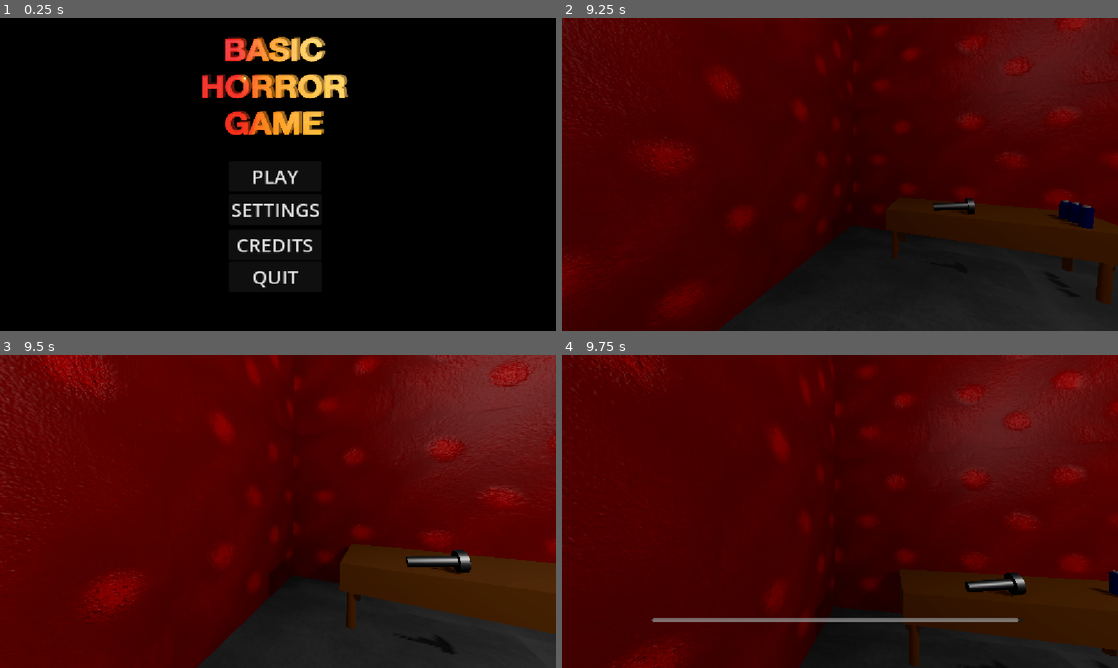
Above: before the commit, frames 1-4 (two rows, left to right).
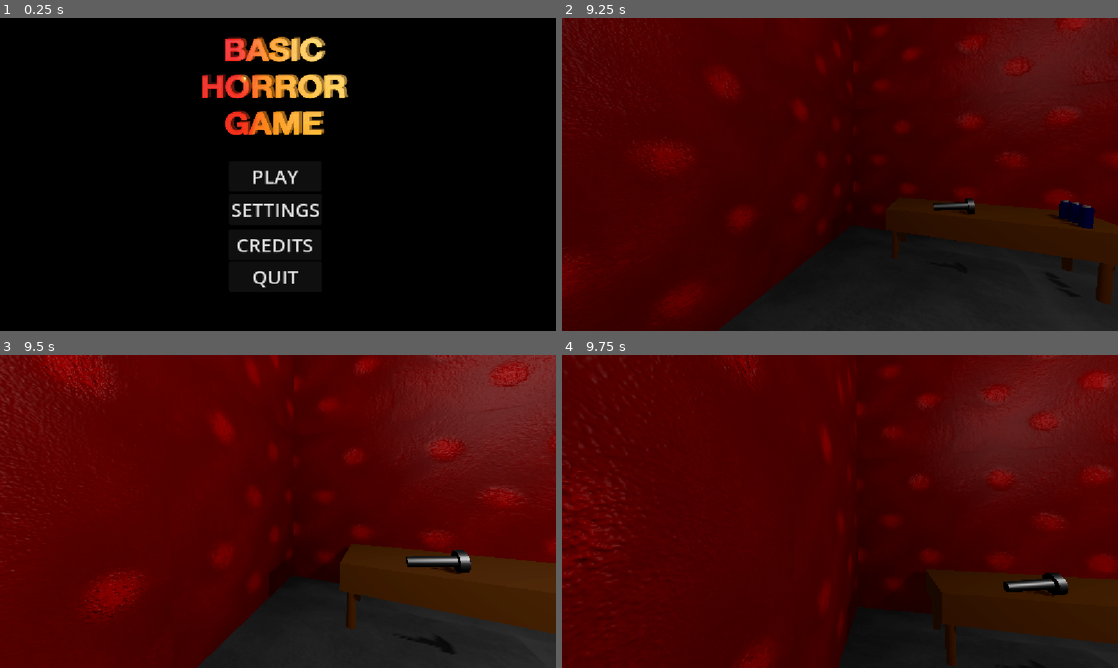
Above: after the commit, the same moments.

Repository: christiannoll/Basic3DGame
Game: Godot game, scene res://Scenes/main_menu.tscn
The game is run twice, just before and just after one commit, with the same random seed, the same clock (stepped at 60 frames per second) and the same inputs. The engine's default icon, where the game draws it, is replaced by a stand-in: a white triangle on a blue panel in a dark square.
Inputs (mouse positions are in pixels of both pictures, inside the frame that each line leads up to):
- Up to frame 1 (0.25 s): no input
- Up to frame 2 (9.25 s): click "PLAY" at 0.5 s; move the mouse to (867, 174) at 1.27 s; hold W (forward) 1.28-6.53 s; tap Shift (sprint) at 1.35, 2.3, 3.05, 3.6, 4.35, 5.3, 6.05, 6.6, 7.35, 8.3, 9.05 s; tap Space (jump) at 1.52, 2.27, 3.77, 4.52, 5.27, 6.77, 7.52, 8.27 s; move the mouse to (812, 174) at 2.02 s; tap F (flashlight) at 2.1, 5.1, 8.1 s; move the mouse to (851, 168) at 2.77 s; tap E (interact) at 2.85, 5.85, 8.85 s; move the mouse to (834, 180) at 3.52 s; move the mouse to (878, 177) at 4.27 s; move the mouse to (795, 171) at 5.02 s; move the mouse to (845, 174) at 5.77 s; move the mouse to (817, 168) at 6.52 s; hold D (right) 6.53-7.28 s; move the mouse to (867, 174) at 7.27 s; hold W (forward) from 7.28 s (still down); move the mouse to (812, 174) at 8.02 s; move the mouse to (851, 168) at 8.77 s
- Up to frame 3 (9.5 s): keep holding W (forward)
- Up to frame 4 (9.75 s): move the mouse to (834, 517) at 9.52 s; release W (forward) at 9.53 s; hold A (left) from 9.53 s (still down); tap Shift (sprint) at 9.6 s

Frames 1-3 are identical in both runs. In frame 4, 10% of the frame differs, in the area x 0-100%, y 0-100%.
Error before the commit: Invalid access of index '-1' on a base object of type: 'Array[AudioStream]'. (res://Scripts/player.gd:54)

Commit message:
Assigned running sounds

Diff:
--- a/Scenes/player.tscn
+++ b/Scenes/player.tscn
@@ -13,6 +13,14 @@
 [ext_resource type="AudioStream" uid="uid://dfdao4x76lhq8" path="res://Sounds/Concrete-Footstep-6.mp3" id="7_igrcy"]
 [ext_resource type="AudioStream" uid="uid://blogh7ijn631r" path="res://Sounds/Concrete-Footstep-7.mp3" id="8_fs7ks"]
 [ext_resource type="AudioStream" uid="uid://td63ml6nf16l" path="res://Sounds/Concrete-Footstep-8.mp3" id="9_l6n3p"]
+[ext_resource type="AudioStream" uid="uid://cwk7mqq5r5q5j" path="res://Sounds/running-01.mp3" id="10_olqyp"]
+[ext_resource type="AudioStream" uid="uid://dc2f2cytr7pkk" path="res://Sounds/running-02.mp3" id="11_wpjfl"]
+[ext_resource type="AudioStream" uid="uid://bbw7irjas0uxy" path="res://Sounds/running-03.mp3" id="12_bi64h"]
+[ext_resource type="AudioStream" uid="uid://tieycvt76bst" path="res://Sounds/running-04.mp3" id="13_2ijsl"]
+[ext_resource type="AudioStream" uid="uid://dndfu7mptfvw3" path="res://Sounds/running-05.mp3" id="14_p1odr"]
+[ext_resource type="AudioStream" uid="uid://o2d7apegobyq" path="res://Sounds/running-06.mp3" id="15_0gysh"]
+[ext_resource type="AudioStream" uid="uid://c5stu3p8ya6vl" path="res://Sounds/running-07.mp3" id="16_vfarp"]
+[ext_resource type="AudioStream" uid="uid://cm81y8jgiaodi" path="res://Sounds/running-08.mp3" id="17_y6uwr"]
 
 [sub_resource type="CapsuleShape3D" id="CapsuleShape3D_f60y1"]
 
@@ -23,6 +31,7 @@
 transform = Transform3D(-0.99014866, 0, 0.14002001, 0, 1, 0, -0.14002001, 0, -0.99014866, 0, 0, 0)
 script = ExtResource("1_v0iea")
 walk_footsteps = Array[AudioStream]([ExtResource("2_ukyrk"), ExtResource("3_7dp3o"), ExtResource("4_h4iuc"), ExtResource("5_fd4e3"), ExtResource("6_qqcod"), ExtResource("7_igrcy"), ExtResource("8_fs7ks"), ExtResource("9_l6n3p")])
+sprint_footsteps = Array[AudioStream]([ExtResource("10_olqyp"), ExtResource("11_wpjfl"), ExtResource("12_bi64h"), ExtResource("13_2ijsl"), ExtResource("14_p1odr"), ExtResource("15_0gysh"), ExtResource("16_vfarp"), ExtResource("17_y6uwr")])
 
 [node name="CollisionShape3D" type="CollisionShape3D" parent="." unique_id=1092570828]
 shape = SubResource("CapsuleShape3D_f60y1")
